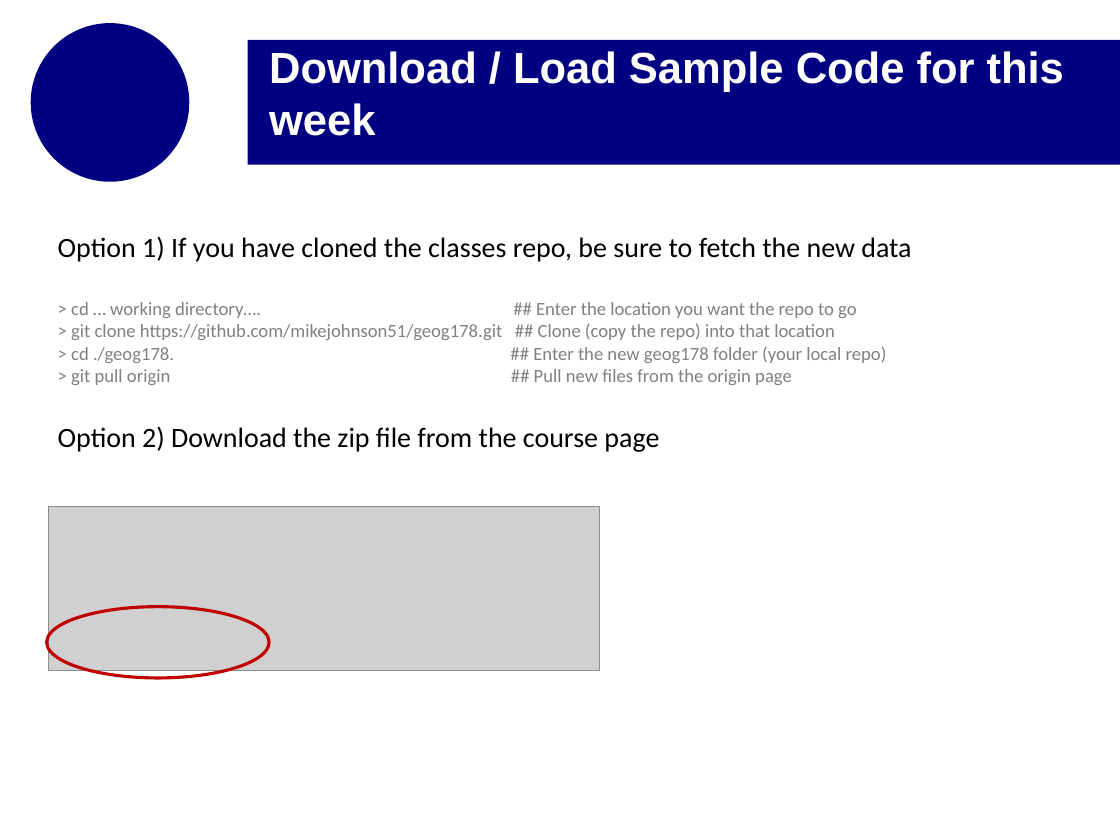
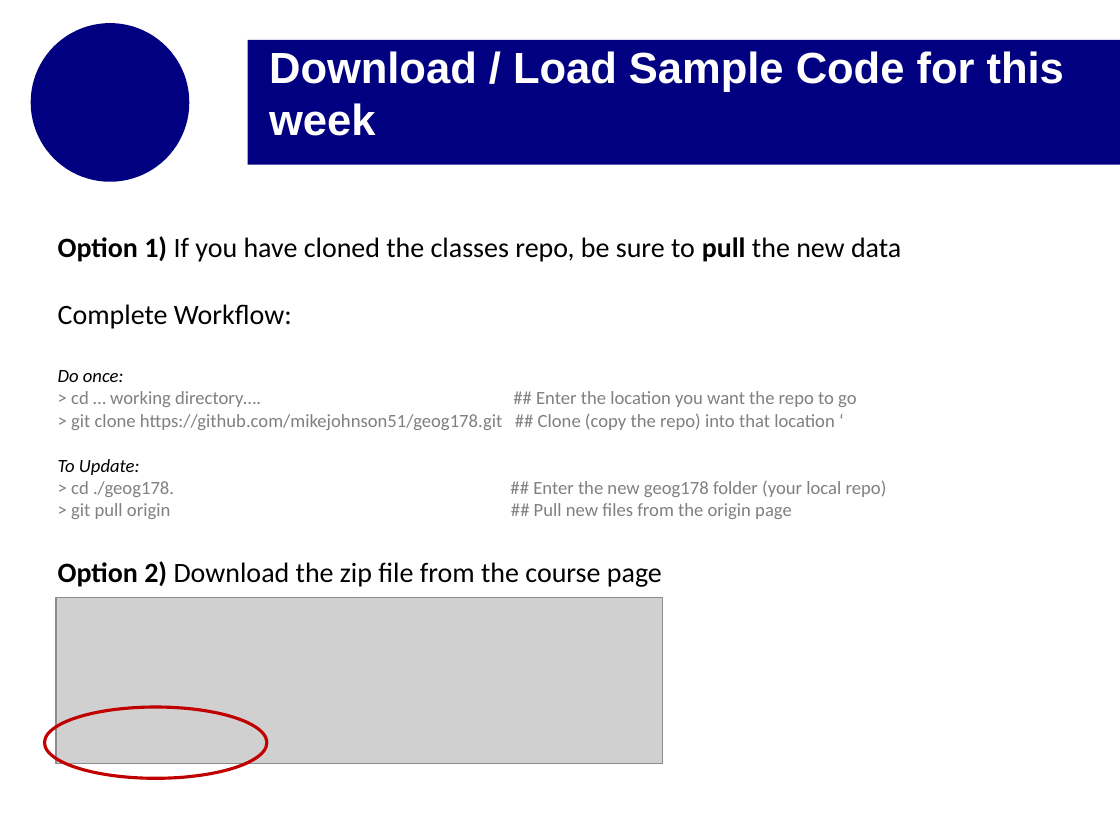
Before and after one commit to mikejohnson51/geog178_2019, a slide deck: slide 11 of section_slides/week2_section_slides_2.pptx. Drawn at 1120x840 pixels with LibreOffice and Linux fonts; fonts in the diff are those of the drawing; grey boxes stand for pictures; background and template pictures are left out. Boxes give left, top, right and bottom in pixels: in the first picture for what was removed or moved away, otherwise in the second. Text is boxed around its words. In the diff, an @@ line names an element or a change of style, - is before the commit and + after.

Commit message:
final update for week 2

```diff
--- a/section_slides/week2_section_slides_2.pptx
+++ b/section_slides/week2_section_slides_2.pptx
@@ text at bbox=[58, 236, 901, 382]: text changed @@
-Option 1) If you have cloned the classes repo, be sure to fetch the new data
+Option 1) If you have cloned the classes repo, be sure to pull the new data
+Complete Workflow:
+Do once:
@@ text at bbox=[58, 413, 835, 475]: text changed @@
-> git clone https://github.com/mikejohnson51/geog178.git ## Clone (copy the repo) into that location
+> git clone https://github.com/mikejohnson51/geog178.git ## Clone (copy the repo) into that location ‘
+To Update:
@@ picture removed at bbox=[49, 506, 600, 671] @@
@@ text at bbox=[58, 561, 662, 587]: bold on in "Option 2)" @@
@@ picture added at bbox=[56, 597, 663, 763] @@
@@ ellipse: place and size @@
-ellipse at bbox=[47, 607, 270, 679]
+ellipse at bbox=[45, 707, 268, 778]
```
Also in this commit, not shown: 26 other slides changed, 1 slide added, 3 other files.
